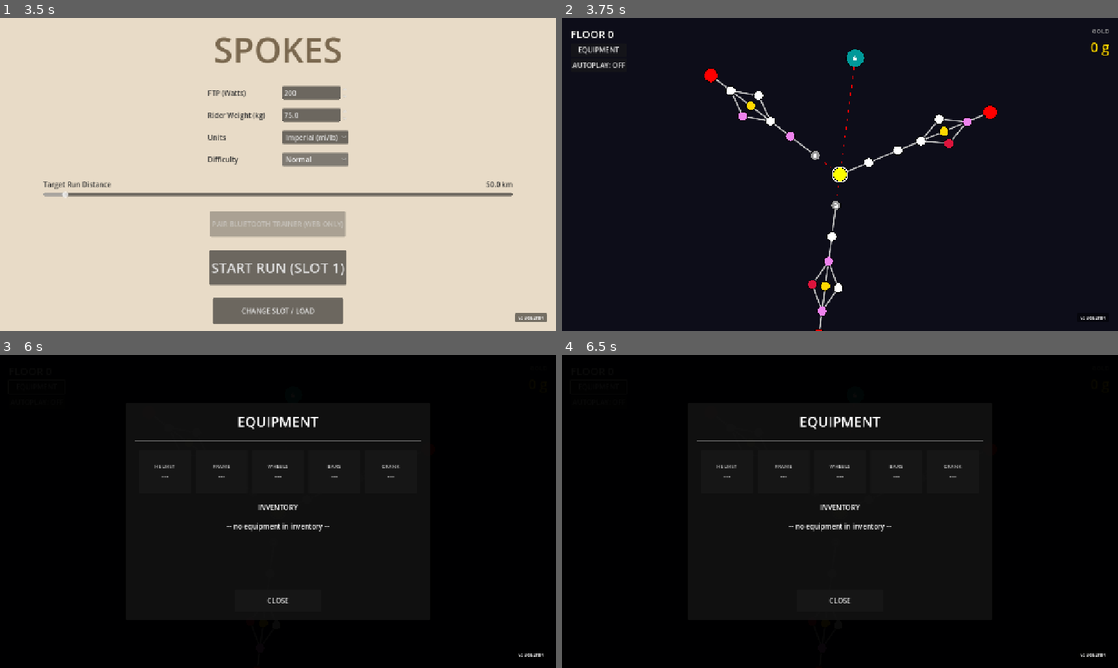
Above: before the commit, frames 1-4 (two rows, left to right).
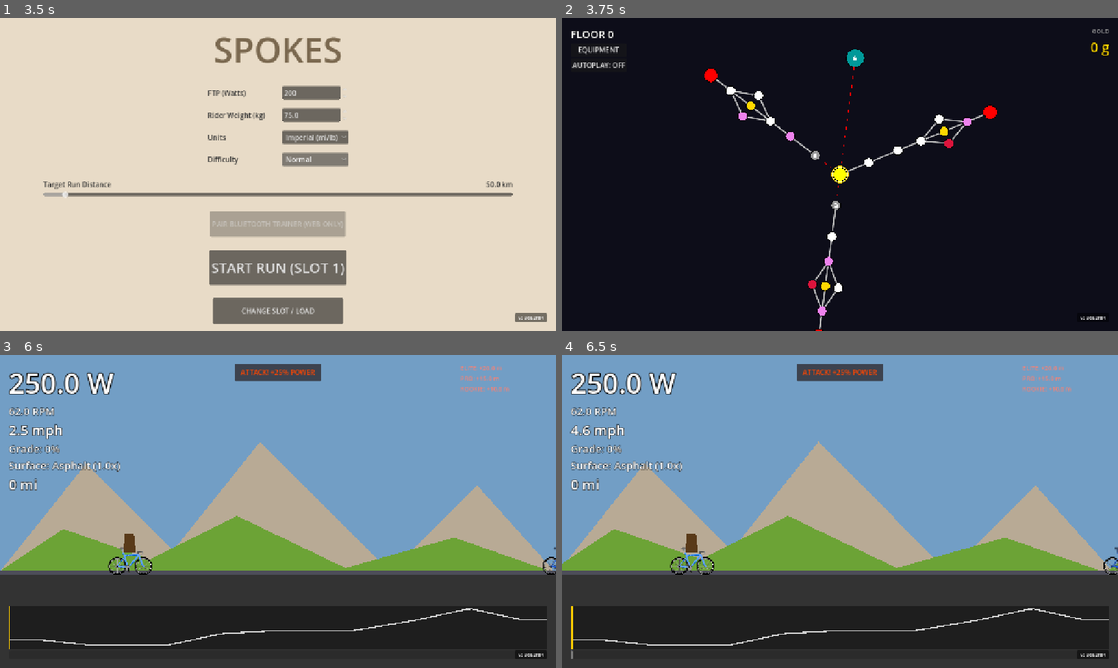
Above: after the commit, the same moments.

Repository: alexkibler/spokes-godot
Game: Godot game, scene res://src/ui/screens/MenuScene.tscn
Same seed, same stepped clock (60 frames per second), same inputs: the game is played once before the commit and once after it.
Inputs (mouse positions are in pixels of both pictures, inside the frame that each line leads up to):
- Up to frame 1 (3.5 s): click "SELECT SLOT" at 0.5 s; click "NEW GAME" at 1.25 s; click "Normal" at 2 s; click "Normal" at 2.75 s
- Up to frame 2 (3.75 s): click "START RUN (SLOT 1)" at 3.5 s
- Up to frame 3 (6 s): click "EQUIPMENT" at 4.25 s; click "AUTOPLAY: OFF" at 5 s; tap Enter (ui_accept) at 5.75 s; move the mouse to (400, 495) at 5.77 s; hold Right (ui_right) from 5.78 s (still down); hold Enter (ui_accept) from 5.78 s (still down); click (400, 495) at 5.92 s
- Up to frame 4 (6.5 s): keep holding Right (ui_right); keep holding Enter (ui_accept)

Frame 1 is identical in both runs. In frame 2, less than 0.1% of the frame differs, in the area x 48-52%, y 47-53%; in frame 3, 97%, in the area x 0-100%, y 0-100%; in frame 4, 97%.
Error after the commit: Cannot call method 'set_input_as_handled' on a null value. (res://src/features/map/MapScene.gd:240)

Commit message:
Implement controller navigation for the Map Scene
- Added `selected_node_id` to track and visually highlight the currently selected map node.
- Mapped directional inputs (`ui_up`, `ui_down`, `ui_left`, `ui_right`) to shift the selected node among directly connected edges using a directional dot-product evaluation.
- Allowed `ui_accept` to trigger the standard node click/traverse action on the currently selected node.

Diff:
--- a/src/features/map/MapScene.gd
+++ b/src/features/map/MapScene.gd
@@ -7,6 +7,8 @@
 var is_selecting: bool = false
 var autoplay_timer: float = 0.0
 var autoplay_target_node: Dictionary = {}
+
+var selected_node_id: String = ""
 
 func _process(delta: float) -> void:
 	if is_selecting and not autoplay_target_node.is_empty():
@@ -28,6 +30,11 @@
 	get_viewport().size_changed.connect(_on_viewport_resized)
 
 	SignalBus.autoplay_changed.connect(_on_autoplay_changed)
+
+	var run: Dictionary = RunManager.get_run()
+	if not run.is_empty():
+		selected_node_id = run["currentNodeId"]
+
 	hud.update_hud()
 	queue_redraw()
 	_check_autoplay()
@@ -119,6 +126,11 @@
 		if node["id"] == run["currentNodeId"]:
 			draw_circle(pos, radius + 4, Color.WHITE) # Highlight current
 
+		if node["id"] == selected_node_id:
+			# Pulse animation or thick border for selected node
+			var pulse: float = sin(Time.get_ticks_msec() / 150.0) * 2.0 + 4.0
+			draw_arc(pos, radius + pulse, 0, TAU, 32, Color.GOLD, 2.0)
+
 		var draw_color: Color = color
 		if is_locked:
 			draw_color = color.lerp(Color.BLACK, 0.4)
@@ -156,6 +168,16 @@
 			return n
 	return {}
 
+func _get_adjacent_nodes(node_id: String) -> Array[Dictionary]:
+	var run: Dictionary = RunManager.get_run()
+	var adjacent: Array[Dictionary] = []
+	for edge: Dictionary in run["edges"]:
+		if edge["from"] == node_id:
+			adjacent.append(_find_node(run["nodes"], edge["to"]))
+		elif edge["to"] == node_id:
+			adjacent.append(_find_node(run["nodes"], edge["from"]))
+	return adjacent
+
 func _input(event: InputEvent) -> void:
 	if (event is InputEventMouseButton or event is InputEventScreenTouch) and event.is_pressed():
 		var run: Dictionary = RunManager.get_run()
@@ -172,16 +194,50 @@
 
 		var world_click_pos: Vector2 = get_canvas_transform().affine_inverse() * event_pos
 
-		print("[INPUT DEBUG] Screen Pos: ", event_pos, " -> World Pos: ", world_click_pos)
-
 		# Check node clicks
 		for node: Dictionary in run["nodes"]:
 			var pos: Vector2 = center + (Vector2(node["x"], node["y"]) - Vector2(0.5, 0.5)) * scale_factor
 			var dist: float = world_click_pos.distance_to(pos)
 
 			if dist < 25.0:
-				print("[INPUT DEBUG] HIT Node: ", node["id"])
+				selected_node_id = node["id"]
+				queue_redraw()
 				_on_node_clicked(node)
+				return
+
+	var run_data: Dictionary = RunManager.get_run()
+	if not run_data.is_empty() and selected_node_id != "":
+		var dir: Vector2 = Vector2.ZERO
+		if event.is_action_pressed("ui_up"): dir.y -= 1
+		elif event.is_action_pressed("ui_down"): dir.y += 1
+		elif event.is_action_pressed("ui_left"): dir.x -= 1
+		elif event.is_action_pressed("ui_right"): dir.x += 1
+
+		if dir != Vector2.ZERO:
+			var current_node: Dictionary = _find_node(run_data["nodes"], selected_node_id)
+			var adjacent_nodes: Array[Dictionary] = _get_adjacent_nodes(selected_node_id)
+
+			var best_node: Dictionary = {}
+			var best_score: float = -INF
+
+			for adj: Dictionary in adjacent_nodes:
+				var node_dir: Vector2 = Vector2(adj["x"] - current_node["x"], adj["y"] - current_node["y"]).normalized()
+				var score: float = node_dir.dot(dir)
+				if score > 0.5 and score > best_score:
+					best_score = score
+					best_node = adj
+
+			if not best_node.is_empty():
+				selected_node_id = best_node["id"]
+				queue_redraw()
+				get_viewport().set_input_as_handled()
+				return
+
+		if event.is_action_pressed("ui_accept"):
+			var node: Dictionary = _find_node(run_data["nodes"], selected_node_id)
+			if not node.is_empty():
+				_on_node_clicked(node)
+				get_viewport().set_input_as_handled()
 				return
 
 	if event is InputEventKey and (event as InputEventKey).pressed:
